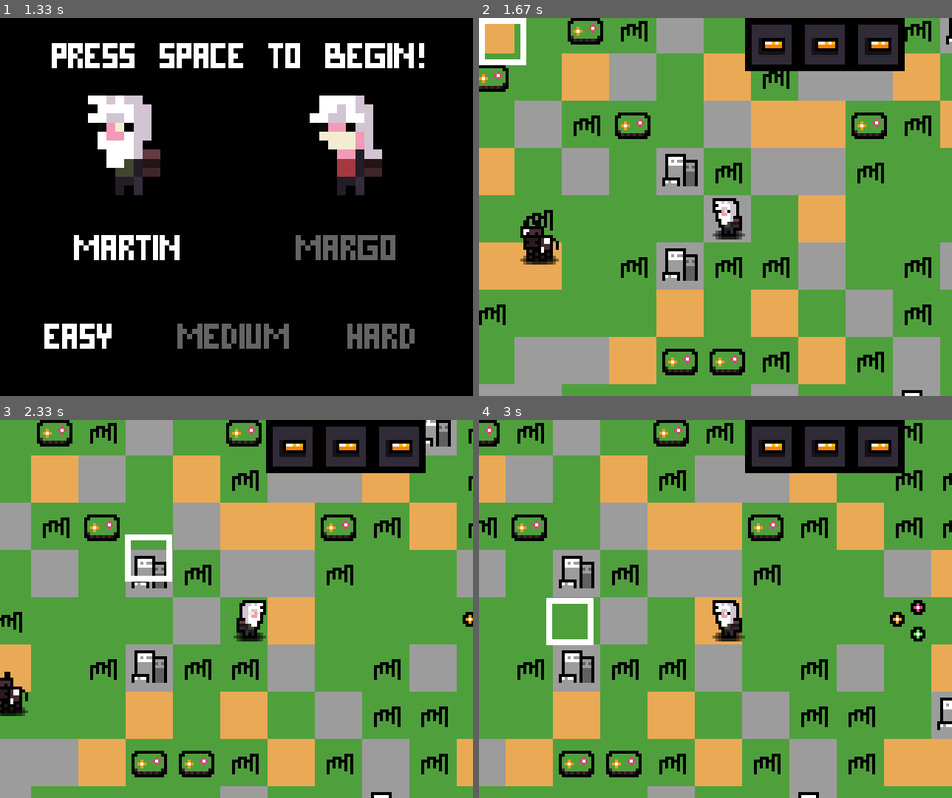
Above: before the commit, frames 1-4 (two rows, left to right).
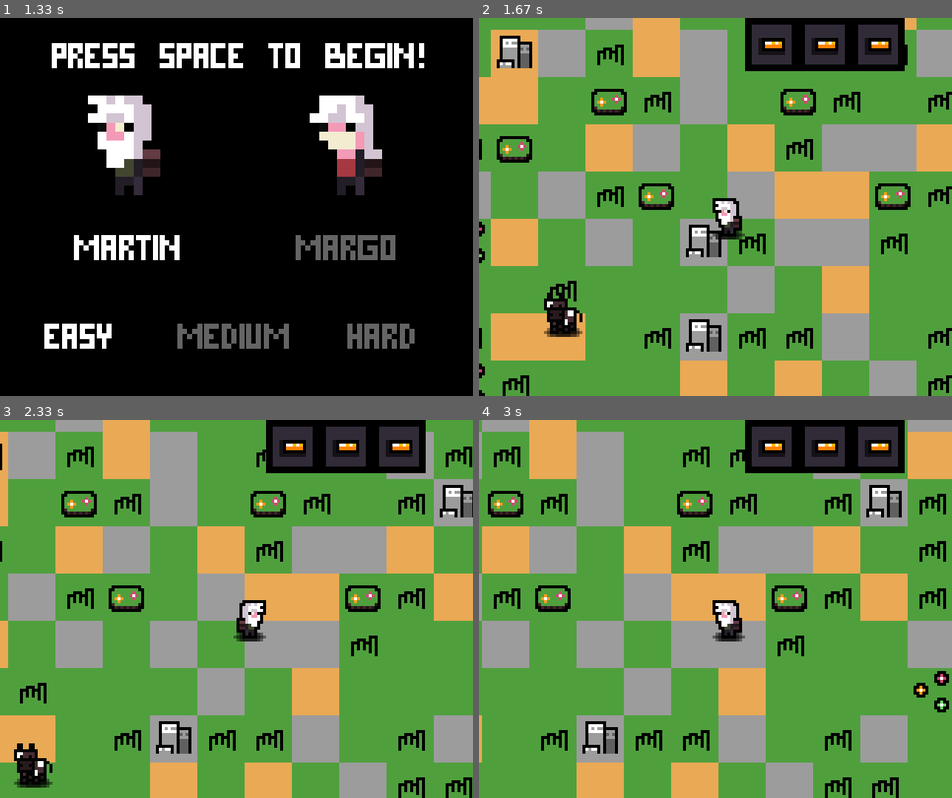
Above: after the commit, the same moments.

Repository: evilrise7/hostage
Game: pygame game, started from yandexpygame.py
Same seed, same stepped clock (60 frames per second), same inputs: the game is played once before the commit and once after it.
Inputs (mouse positions are in pixels of both pictures, inside the frame that each line leads up to):
- Up to frame 1 (1.33 s): click "Start Game" at 0.38 s; click "MARTIN" at 0.72 s; click "EASY" at 1.05 s
- Up to frame 2 (1.67 s): tap Space at 1.33 s
- Up to frame 3 (2.33 s): hold Space 1.67-2.13 s; hold D 1.67-2.13 s; move the mouse to (293, 643) at 1.7 s; click (122, 533) at 2.22 s
- Up to frame 4 (3 s): hold D 2.5-2.97 s; move the mouse to (545, 597) at 2.53 s; tap Space at 2.57, 2.87 s

Frame 1 is identical in both runs. In frame 2, 61% of the frame differs, in the area x 0-100%, y 0-100%; in frame 3, 58%; in frame 4, 59%.

Commit message:
Редактирование терраина без дропа

Diff:
--- a/yandexpygame.py
+++ b/yandexpygame.py
@@ -33,6 +33,9 @@
 
 world_cut_sound = pg.mixer.Sound("sounds\cut.wav")
 world_cut_sound.set_volume(7.0)
+
+entities_destroy = pg.mixer.Sound("sounds\cow_walk.wav")
+entities_destroy.set_volume(0.3)
 
 
 def load_image(name, colorkey=None):
@@ -268,7 +271,7 @@
 
         self.pause = False
         self.dt = 0
-        self.FPS = 60
+        self.FPS = 100
         self.clock = pg.time.Clock()
         self.timer_cut = 0
         self.time_in_game = 0
@@ -297,10 +300,10 @@
             posy = random.randint(32, 47)
 
         if quarter == 4:
-            posx = random.randint(48, 63)
-            posy = random.randint(48, 63)
-
-        self.player = Player(all_sprites, self, posx, posy, 64, boyorgirl)
+            posx = random.randint(48, 62)
+            posy = random.randint(48, 62)
+
+        self.player = Player(all_sprites, self, posx - 0.5, posy - 0.5, 64, boyorgirl)
         self.camera = Camera()
 
         self.mobs = []
@@ -360,7 +363,6 @@
     def world_cutting(self):
         self.timer_cut += self.dt
         if self.timer_cut > self.cell_timer:
-            tiles_group.empty()  # очистка всех спрайтов, чтобы не нагружать память
             self.step += 1
 
             for i in range(self.world.w):
@@ -424,9 +426,6 @@
         inventory_group.update()
         entities_group.update()
 
-        cursor = load_image("cursor.png")
-        cursor = pg.transform.scale(cursor, (64, 64))
-
         # Кнопки паузы
         continue_txt = start_menu_text.render("Continue", 0, (100, 100, 100))
         continue_rect = continue_txt.get_rect().move(60, 100)
@@ -436,7 +435,6 @@
 
         while self.running:
             screen.fill((0, 0, 0))
-
             if not self.pause:
                 pg.mouse.set_visible(False)
                 self.dt = self.clock.tick(self.FPS) / 1000
@@ -472,19 +470,52 @@
 
                 if event.type == pg.MOUSEBUTTONDOWN:
                     if event.button == 1:
-                        if continue_rect.collidepoint(event.pos):
-                            self.pause = False
-
-                        if quit_rect.collidepoint(event.pos):
-                            self.running = False
+                        if self.pause:
+                            if continue_rect.collidepoint(event.pos):
+                                self.pause = False
+
+                            if quit_rect.collidepoint(event.pos):
+                                self.running = False
 
                 if event.type == pg.KEYDOWN:
                     if not self.pause:
                         if event.key == pg.K_ESCAPE:
                             self.pause = True
+
                         if event.key == pg.K_a or event.key == pg.K_w \
                                 or event.key == pg.K_s or event.key == pg.K_d:
                             self.player_run()
+
+                        if event.key == pg.K_SPACE:
+                            ifdestroy = False
+                            x = int((self.player.rect.x + 32) / 4096 * 64)
+                            y = int((self.player.rect.y + 32) / 4096 * 64)
+
+                            if self.world.entities[y][x - 1]:
+                                self.world.entities[y][x - 1] = 0
+                                ifdestroy = True
+
+                            if self.world.entities[y][x + 1]:
+                                self.world.entities[y][x + 1] = 0
+                                ifdestroy = True
+
+                            if self.world.entities[y + 1][x]:
+                                self.world.entities[y + 1][x] = 0
+                                ifdestroy = True
+
+                            if self.world.entities[y - 1][x]:
+                                self.world.entities[y - 1][x] = 0
+                                ifdestroy = True
+
+                            if self.world.entities[y][x]:
+                                self.world.entities[y][x] = 0
+                                ifdestroy = True
+
+                            if ifdestroy:
+                                self.world.render()
+                                entities_destroy.play()
+                                entities_group.update()
+                                ifdestroy = False
 
                 if event.type == pg.KEYUP:
                     if not self.pause:
@@ -505,12 +536,6 @@
                 all_sprites.update()
 
                 inventory_group.draw(screen)
-
-                cursorx = int(self.mousepos[0])
-                cursory = int(self.mousepos[1])
-
-                screen.blit(cursor, (cursorx, cursory))
-
             pg.display.flip()
         open_Menu()
 
@@ -546,13 +571,14 @@
             self.board[i][-1] = -1
 
     def render(self):
+        tiles_group.empty()
+        entities_group.empty()
         for i in range(self.w):
             for j in range(self.h):
                 if self.board[j][i] == -1:
                     Tile('empty', i, j)
 
                     if self.entities[j][i] != 0:
-                        self.entities[j][i].get_out(Tile('empty', i, j))
                         self.entities[j][i] = 0
 
                 if self.board[j][i] == 0:
@@ -560,25 +586,35 @@
                     if not self.entities_enabled:
                         b = random.randint(0, 100)
                         if b < 40:
-                            self.entities[j][i] = Entity('green', i, j)
+                            self.entities[j][i] = 1
                         elif 45 > b >= 40:
-                            self.entities[j][i] = Entity('flowers', i, j)
+                            self.entities[j][i] = 2
                         elif 60 > b >= 50:
-                            self.entities[j][i] = Entity('bush', i, j)
+                            self.entities[j][i] = 3
 
                 if self.board[j][i] == 1:
                     Tile('sand', i, j)
                     if not self.entities_enabled:
                         b = random.randint(0, 100)
                         if b < 4:
-                            self.entities[j][i] = Entity('rock', i, j)
+                            self.entities[j][i] = 4
 
                 if self.board[j][i] == 2:
                     Tile('stone', i, j)
                     if not self.entities_enabled:
                         b = random.randint(0, 100)
                         if b < 11:
-                            self.entities[j][i] = Entity('rock', i, j)
+                            self.entities[j][i] = 4
+
+                if self.entities[j][i] == 1:
+                    Entity('green', i, j)
+                if self.entities[j][i] == 2:
+                    Entity('flowers', i, j)
+                if self.entities[j][i] == 3:
+                    Entity('bush', i, j)
+                if self.entities[j][i] == 4:
+                    Entity('rock', i, j)
+
         self.entities_enabled = True
 
     def get_click(self, mouse_pos):
@@ -648,7 +684,6 @@
     def get_event(self, event):
         if self.rect.collidepoint(event.pos):
             self.kill()
-            return 1
 
     def get_out(self, tile):
         if self.rect.collidepoint(tile.rect.topleft):
Binary file added: sprites/eyes.png
Binary file added: sprites/gold.png
Binary file added: sprites/gold_sword.png
Binary file added: sprites/silver_sword.png
